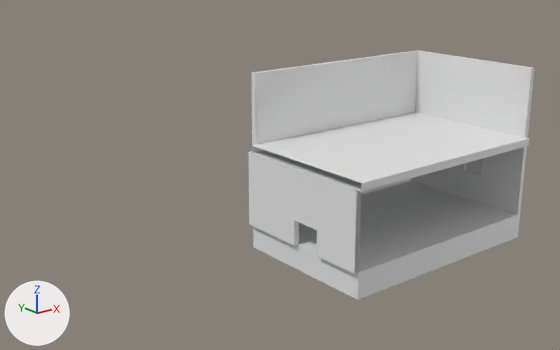
Before and after pictures for a commit that changed the FBX model Content/Meshes/Mansion/Kitchen/Kitchen.fbx.
Both versions are drawn from a camera (50 mm lens) standing at (36.8, -24.1, 26.3) and looking at (73.7, 22.0, 7.8). Arrows for +X, +Y and +Z are at lower left; the lights stay in place. Materials are left out; every surface is plain grey. Where no turn or scale is listed for an object, it has been applied to the vertices.

Objects in the first picture: 'DoorFrame_Kitchen1', 'Floor_BedRoom2', 'Floor_Kitchen', 'Wall_Back_Kitchen', 'Wall_Left_Ballroom2', 'Wall_Left_Kitchen'.
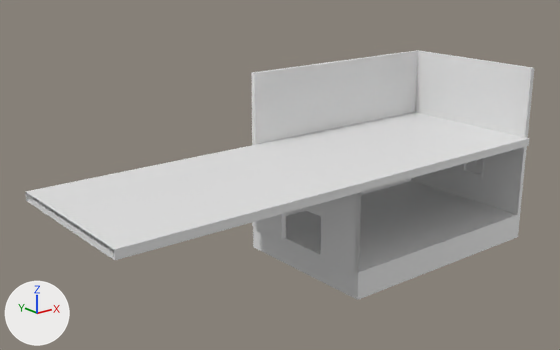
Where the change shows, as pixel boxes [x1, y1, x2, y2] in the pictures (560 x 350 px):
'Floor_BedRoom3', added
    after: [25, 145, 362, 260]
'Wall_Left_Ballroom2', reshaped
    before: [248, 152, 361, 273]
    after: [252, 192, 361, 273]
'DoorFrame_Kitchen1', deleted
    before: [293, 219, 318, 257]

Patch to the scene script:
```diff
--- a/Content/Meshes/Mansion/Kitchen/Kitchen.fbx.py
+++ b/Content/Meshes/Mansion/Kitchen/Kitchen.fbx.py
@@ me_mesh_013 @@
 # used by ob_wall_left_ballroom2; location = (74.96, 14.14, 1.83)
-me_mesh_013.from_pydata(...)  # 24 vertices, 17 faces; spans x -0.42..0.0, y 0.0..13.23, z 0.0..6.58
+me_mesh_013.from_pydata(...)  # 24 vertices, 15 faces; spans x -0.42..0.0, y 0.0..12.81, z 0.0..6.58
+# me_mesh_013 part 1
+# 20 vertices are removed from x -0.42..0.0, y 0.0..13.23, z 0.0..6.58
+# 17 faces are deleted
+# 20 vertices are added at x -0.42..0.0, y 0.0..12.81, z 0.0..6.58
+# 15 new faces join them
@@ me_mesh_014_1 @@
+me_mesh_014_1.from_pydata([(0.0, 0.0, -0.7), (0.0, 0.0, 0.0), (0.0, 13.2, -0.7), (0.0, 13.2, 0.0), (-19.6, 0.0, -0.7), (-19.6, 13.2, -0.7), (-19.6, 13.2, 0.0), (-19.6, 0.0, 0.0)], [], [(0, 1, 7, 4), (2, 3, 1, 0), (1, 3, 6, 7), (4, 5, 2, 0), (2, 5, 6, 3)])
+for i in [2]: me_mesh_014_1.polygons[i].material_index = 1
@@ ob_doorframe_kitchen1 @@
-ob_doorframe_kitchen1 = bpy.data.objects.new('DoorFrame_Kitchen1', me_mesh_014)
-ob_doorframe_kitchen1.location = (74.75, 19.8, 2.96)
@@ ob_floor_bedroom3 @@
+ob_floor_bedroom3 = bpy.data.objects.new('Floor_BedRoom3', me_mesh_014_1)
+ob_floor_bedroom3.location = (74.56, 13.72, 9.07)
```
